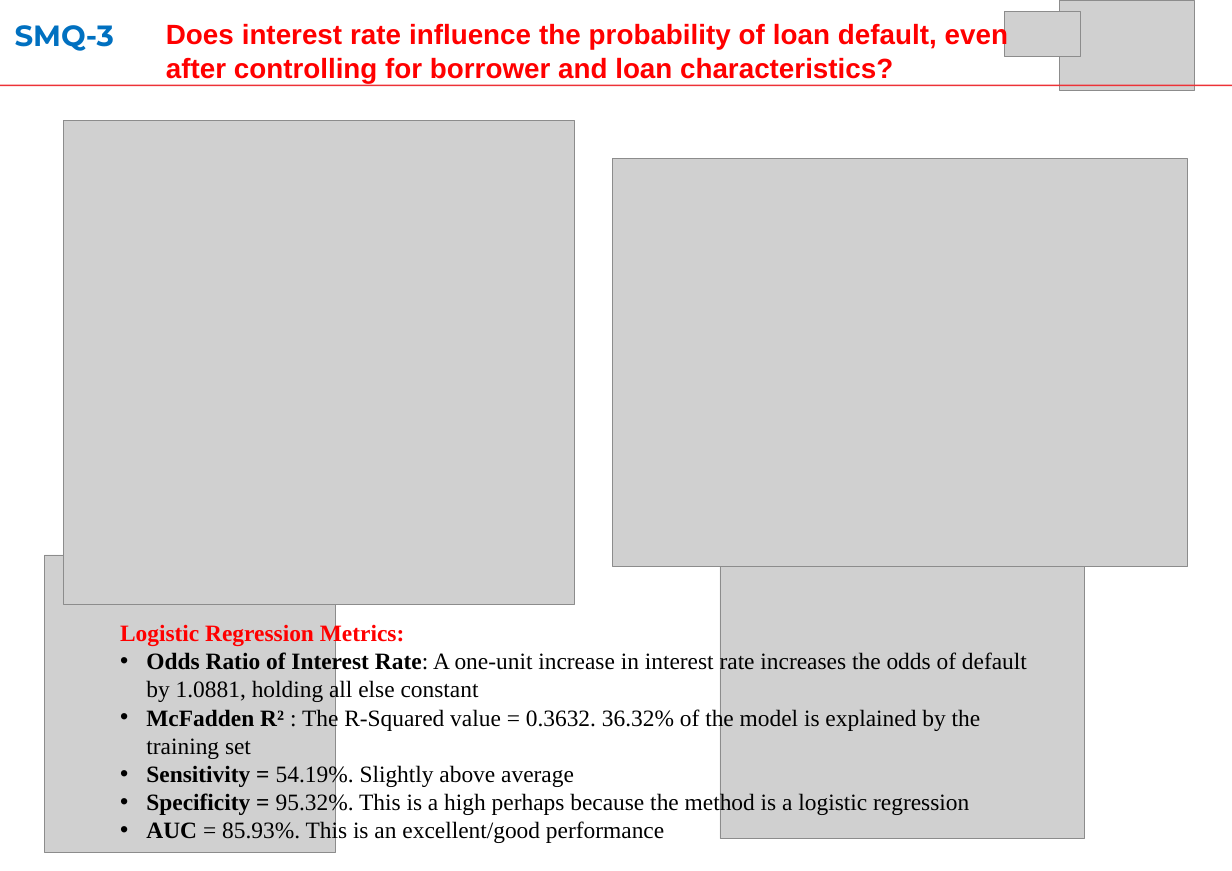
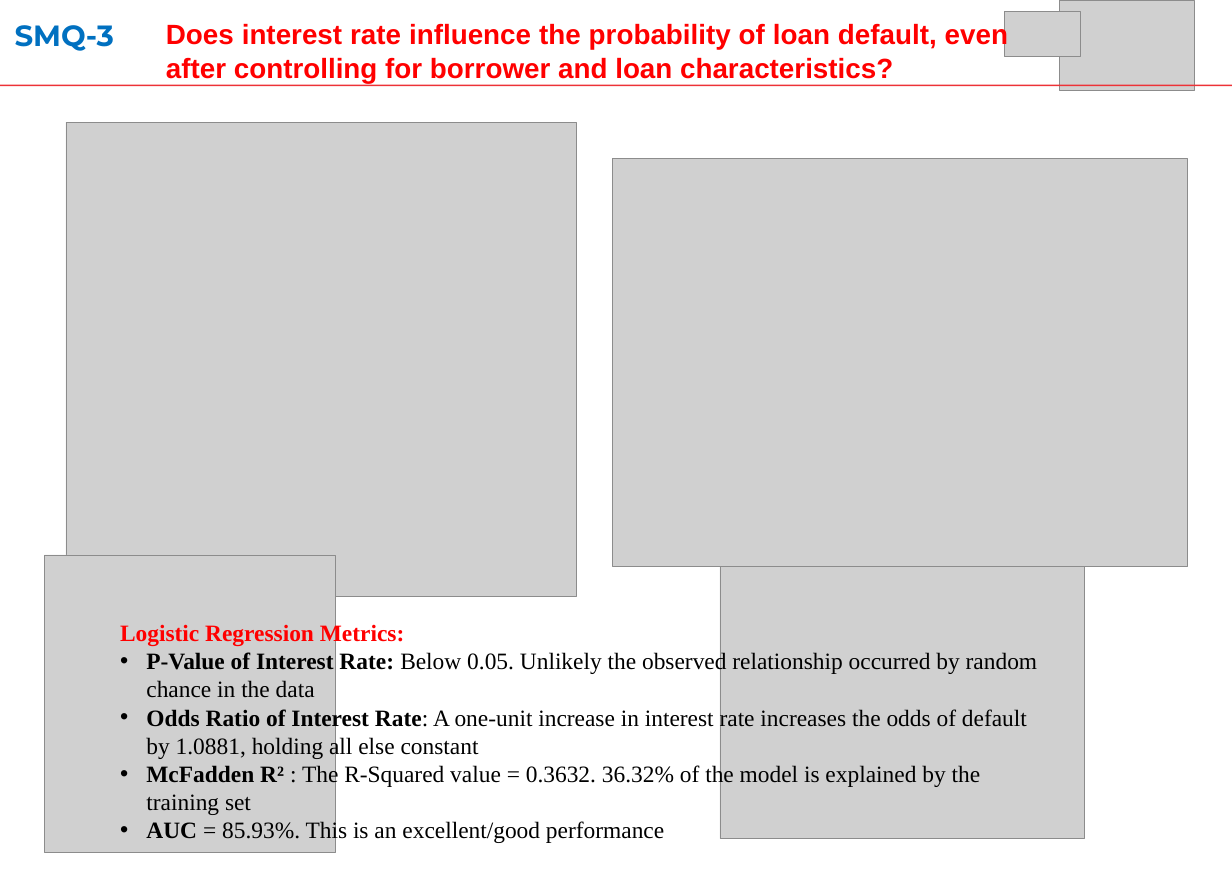
Before and after one commit to ulugbek-islomov/Intro-to-Data-Science-Project-2, a slide deck: slide 2 of Project 2_presentation_SMART #4.pptx. Drawn at 1232x871 pixels with LibreOffice and Linux fonts; fonts in the diff are those of the drawing; grey boxes stand for pictures. Boxes give left, top, right and bottom in pixels: in the first picture for what was removed or moved away, otherwise in the second. Text is boxed around its words. In the diff, an @@ line names an element or a change of style, - is before the commit and + after.

```diff
--- a/Project 2_presentation_SMART #4.pptx
+++ b/Project 2_presentation_SMART #4.pptx
@@ picture: place and size @@
-picture at box(64, 121, 574, 605)
+picture at box(66, 122, 576, 596)
@@ text at box(146, 651, 1037, 698): paragraph added @@
+• P-Value of Interest Rate: Below 0.05. Unlikely the observed relationship occurred by random chance in the data
@@ text at box(146, 763, 969, 816): paragraphs removed @@
-• Sensitivity = 54.19%. Slightly above average
-• Specificity = 95.32%. This is a high perhaps because the method is a logistic regression
```
Also in this commit, not shown: 2 other slides changed.
